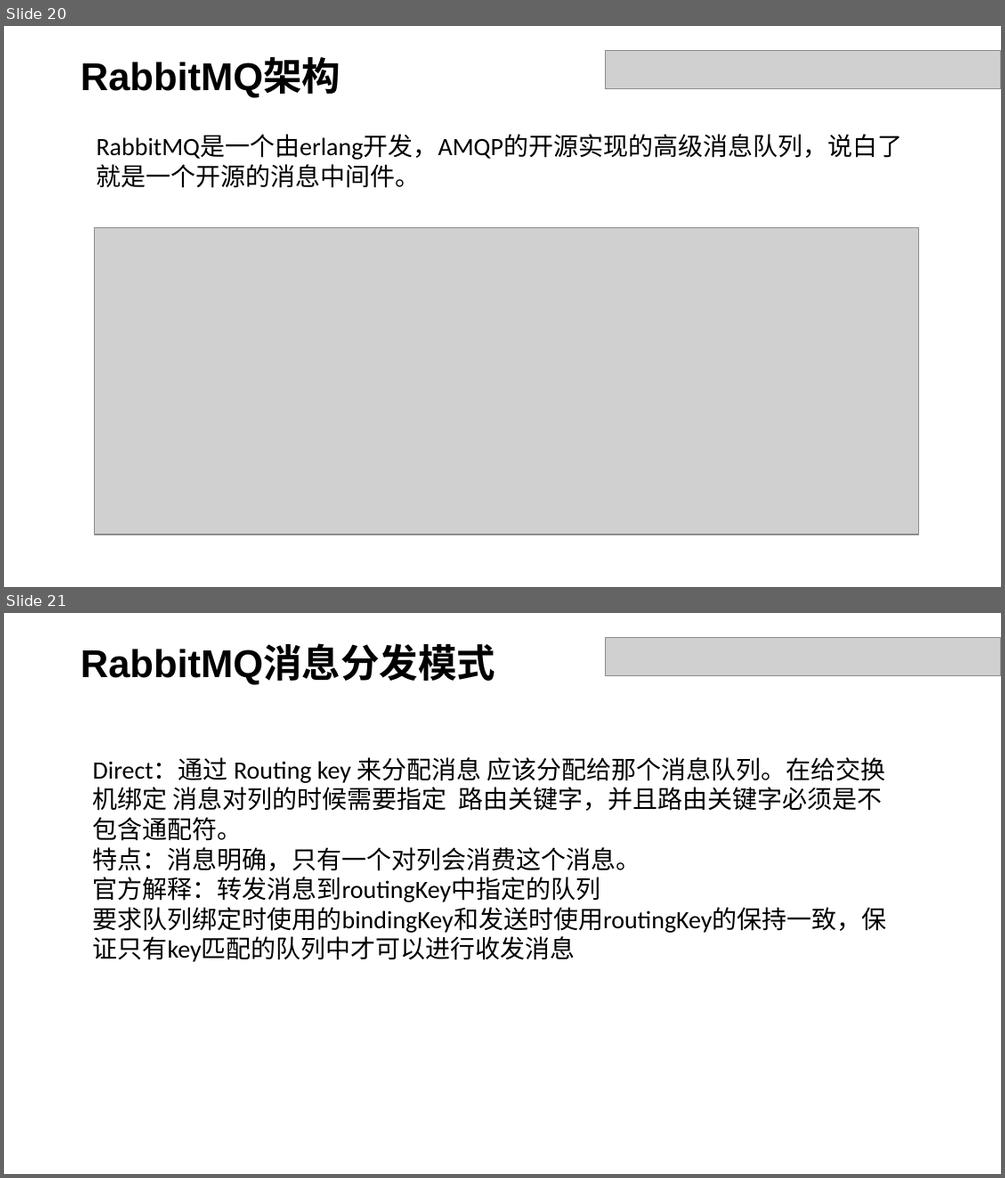
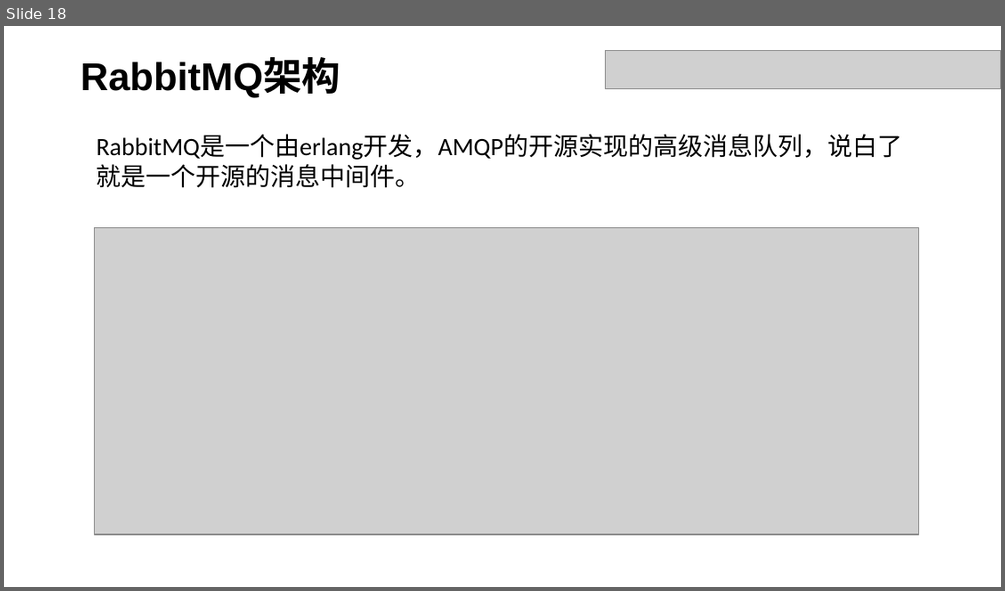
Before and after one commit to dxh122685692/doc, a slide deck: 分享.pptx. Shown one above the other, each under a label of ours: slides 20 and 21 before the commit, slide 18 after it. The pictures are 1005x1178 and 1005x591 pixels, drawn with LibreOffice and Linux fonts; fonts in the diff are those of the drawing; grey boxes stand for pictures. Boxes give left, top, right and bottom in pixels: in the first picture for what was removed or moved away, otherwise in the second. Text is boxed around its words. In the diff, an @@ line names an element or a change of style, - is before the commit and + after.

```diff
--- a/分享.pptx
+++ b/分享.pptx
@@ slide 21 removed at box(4, 613, 1001, 1174), background #FFFFFF @@
@@ picture removed at box(605, 638, 1001, 676) @@
@@ text removed at box(81, 647, 495, 685) @@
-RabbitMQ消息分发模式
@@ text removed at box(93, 757, 887, 962) @@
-Direct：通过 Routing key 来分配消息 应该分配给那个消息队列。在给交换机绑定 消息对列的时候需要指定 路由关键字，并且路由关键字必须是不包含通配符。
-特点：消息明确，只有一个对列会消费这个消息。
-官方解释：转发消息到routingKey中指定的队列
-要求队列绑定时使用的bindingKey和发送时使用routingKey的保持一致，保证只有key匹配的队列中才可以进行收发消息
@@ what was slide 20 is now slide 18 @@
```
Also in this commit, not shown: 4 slides changed, 9 slides added, 5 other slides removed.
